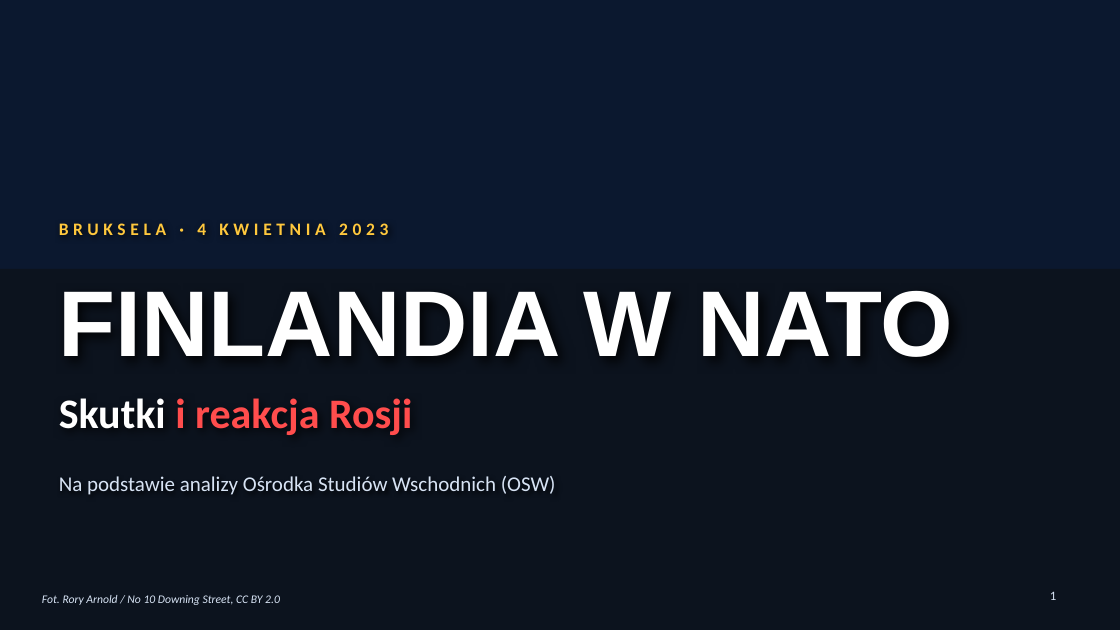
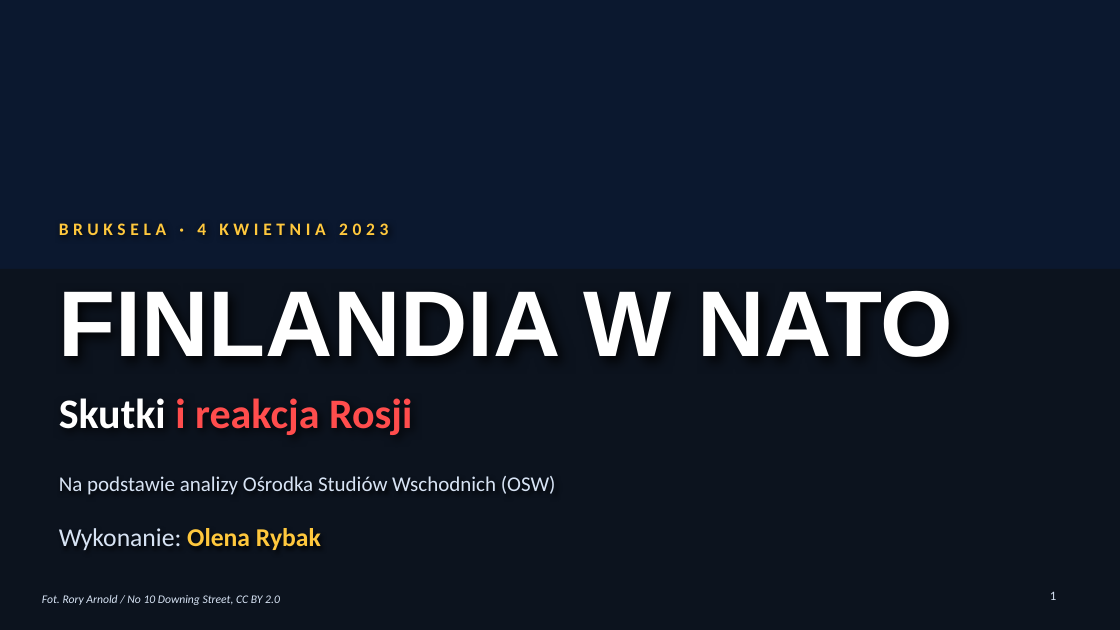
Before and after one commit to fn2h6j82h2-sys/Kjjjj, a slide deck: slide 1 of Finlandia_w_NATO_foto.pptx. Drawn at 1120x630 pixels with LibreOffice and Linux fonts; fonts in the diff are those of the drawing; background and template pictures are left out. Boxes give left, top, right and bottom in pixels: in the first picture for what was removed or moved away, otherwise in the second. Text is boxed around its words. In the diff, an @@ line names an element or a change of style, - is before the commit and + after.

```diff
--- a/Finlandia_w_NATO_foto.pptx
+++ b/Finlandia_w_NATO_foto.pptx
@@ text added at box(59, 528, 321, 550), 22 pt, text #D7E3F4 @@
+Wykonanie: Olena Rybak
```
Also in this commit, not shown: 2 other files.
